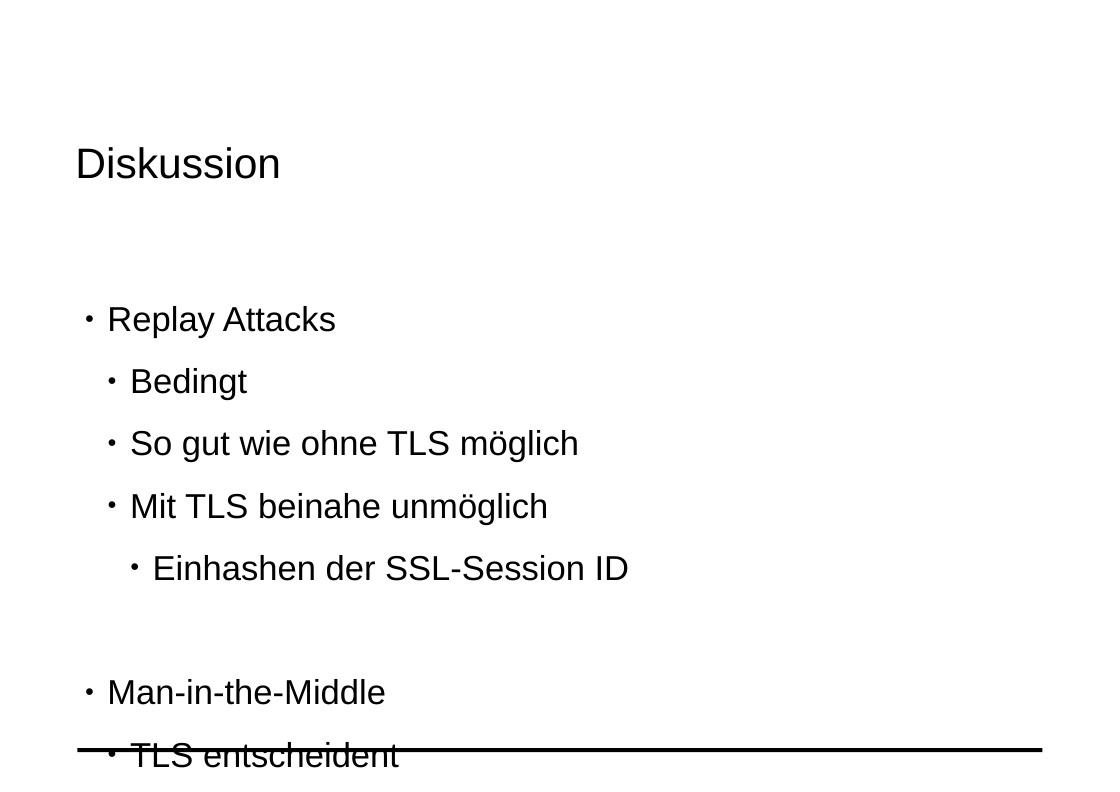
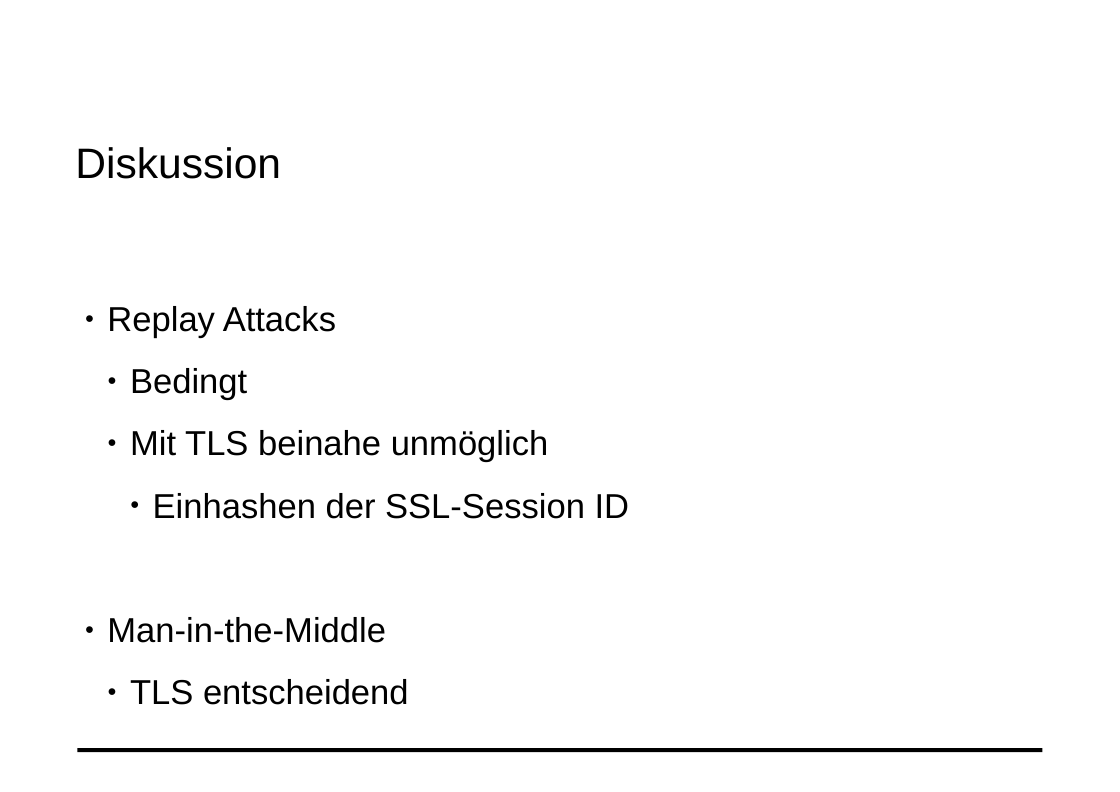
Before and after one commit to mat1/apsicookie, a slide deck: slide 13 of documentation/Cookie.odp. Drawn at 1120x792 pixels with LibreOffice and Linux fonts; fonts in the diff are those of the drawing; background and template pictures are left out. Boxes give left, top, right and bottom in pixels: in the first picture for what was removed or moved away, otherwise in the second. Text is boxed around its words. In the diff, an @@ line names an element or a change of style, - is before the commit and + after.

```diff
--- a/documentation/Cookie.odp
+++ b/documentation/Cookie.odp
@@ text at bbox=[130, 430, 579, 462]: paragraph removed @@
-  ● So gut wie ohne TLS möglich
@@ text at bbox=[130, 679, 409, 705]: text changed @@
-  ● TLS entscheident
+  ● TLS entscheidend
```
Also in this commit, not shown: 1 slide removed, 1 other file.
